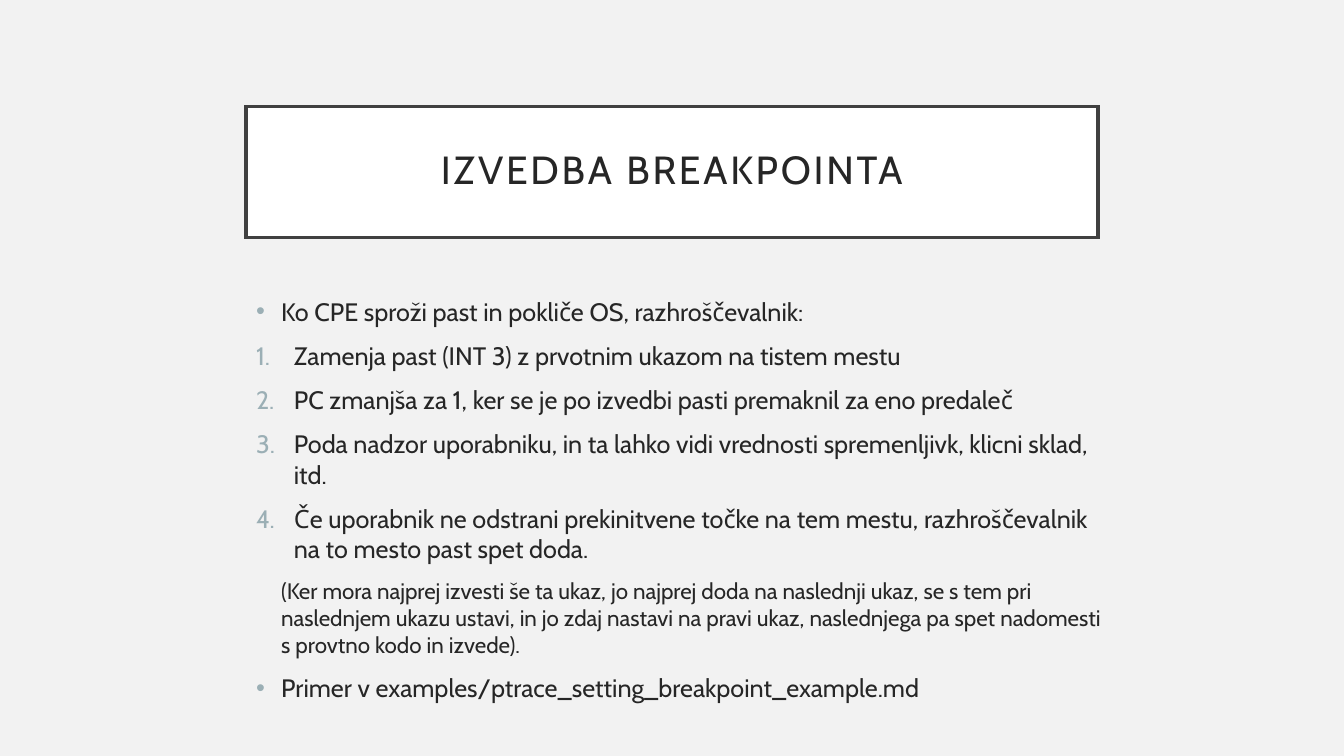
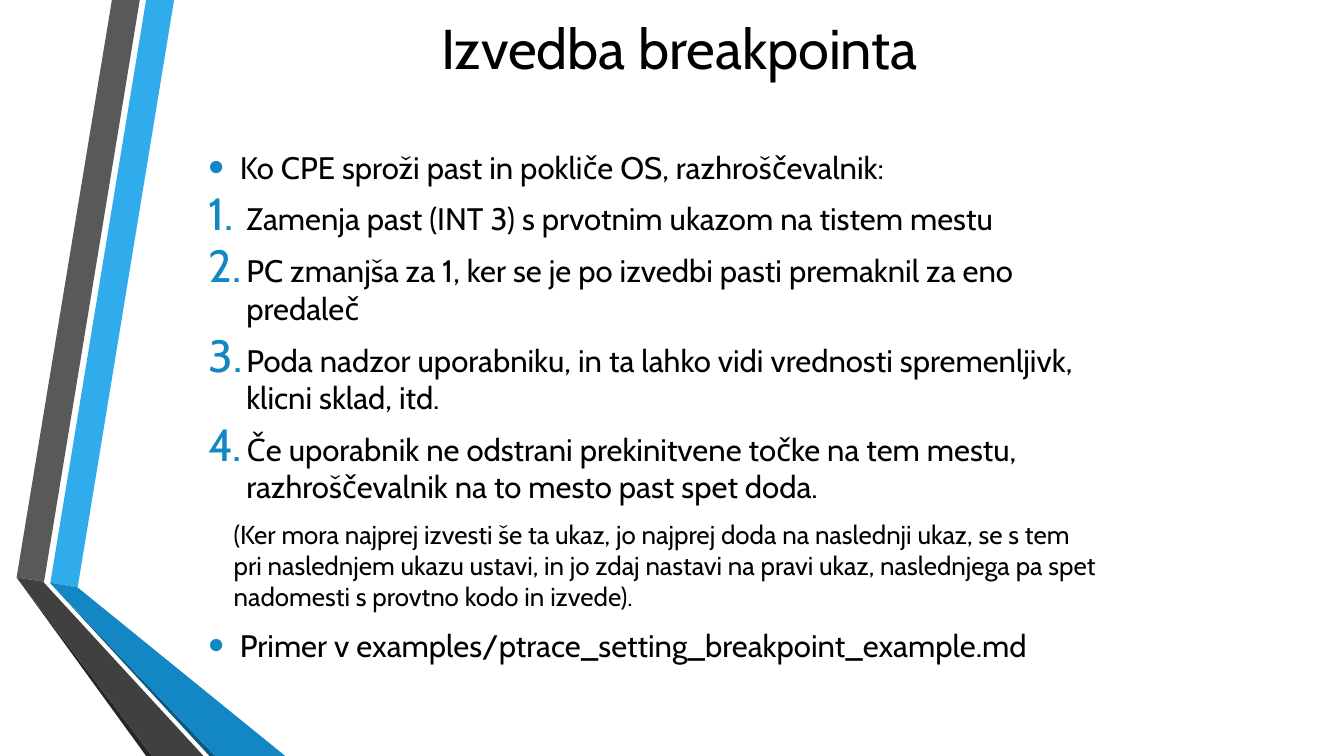
Before and after one commit to jakoberzar/razhroscevalniki, a slide deck: slide 18 of debuggers.pptx. Drawn at 1344x756 pixels with LibreOffice and Linux fonts; fonts in the diff are those of the drawing; background and template pictures are left out. Boxes give left, top, right and bottom in pixels: in the first picture for what was removed or moved away, otherwise in the second. Text is boxed around its words. In the diff, an @@ line names an element or a change of style, - is before the commit and + after.

```diff
--- a/debuggers.pptx
+++ b/debuggers.pptx
@@ background #F2F2F2 to picture (left out) @@
@@ title "Izvedba breakpointa": place and size @@
-title "Izvedba breakpointa" at <box>246,106,1098,237</box>
+title "Izvedba breakpointa" at <box>441,27,917,82</box>
@@ title "Izvedba breakpointa" at <box>441,27,917,82</box>: fill #FFFFFF to none; outline #404040 2.5 pt to none @@
@@ title at <box>441,27,917,82</box>: text changed; size 28 to 40 pt; text colour #262626 to #000000 @@
-IZVEDBA BREAKPOINTA
+Izvedba breakpointa
@@ text "Ko CPE sproži past in ...": place and size @@
-text "Ko CPE sproži past in ..." at <box>281,302,1100,703</box>
+text "Ko CPE sproži past in ..." at <box>234,156,1095,665</box>
@@ text "Ko CPE sproži past in ..." at <box>234,156,1095,665</box>: vertical alignment top to middle @@
@@ text at <box>234,156,1095,665</box>: size 18 to 22.2 pt in "Ko CPE sproži past in pokliče OS, ...", "PC zmanjša za 1, ker se je ...", "Poda nadzor uporabniku, in ta lahko vidi ...", "Če uporabnik ne odstrani prekinitvene točke na ..." and 1 more places; text colour #262626 to #000000; size 16 to 18.5 pt in "(Ker mora najprej izvesti še ta ukaz, ..."; indent changed; bullet colour #9BAFB5 to #1287C3 @@
@@ text at <box>246,206,993,238</box>: text changed; size 18 to 22.2 pt; text colour #262626 to #000000 @@
-1. Zamenja past (INT 3) z prvotnim ukazom na tistem mestu
+1. Zamenja past (INT 3) s prvotnim ukazom na tistem mestu
@@ group added at <box>16,0,285,756</box>: 6 freeform shapes @@
```
Also in this commit, not shown: 27 other slides changed, 3 slides added, 1 slide removed, 3 other files.
